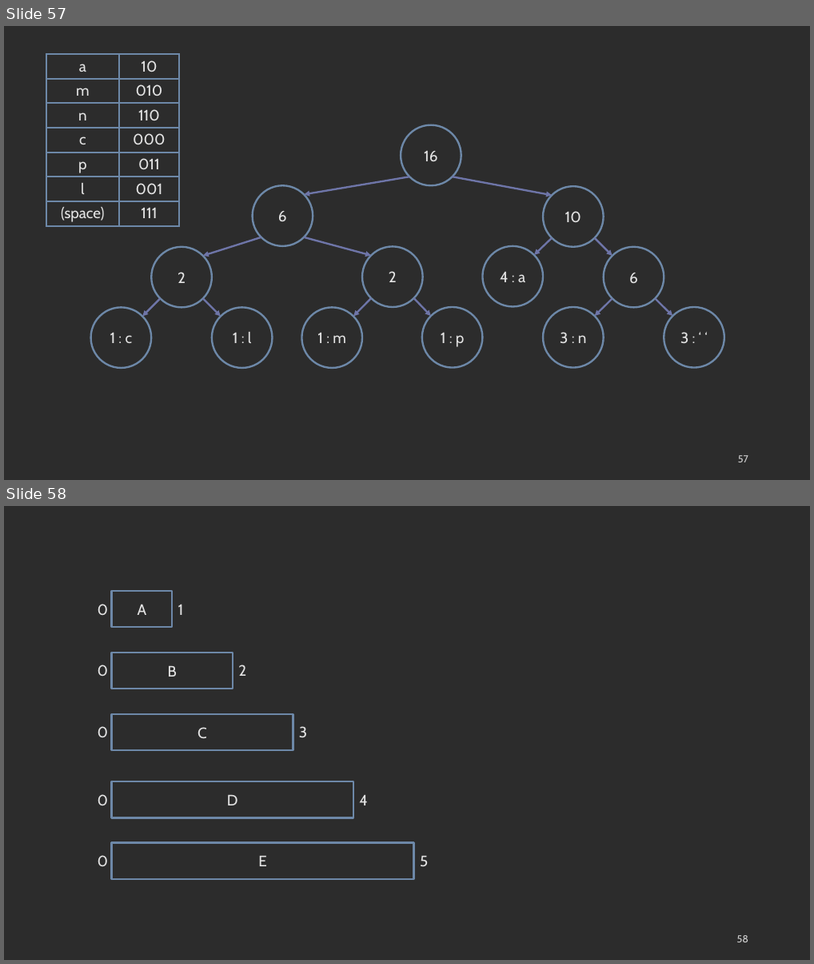
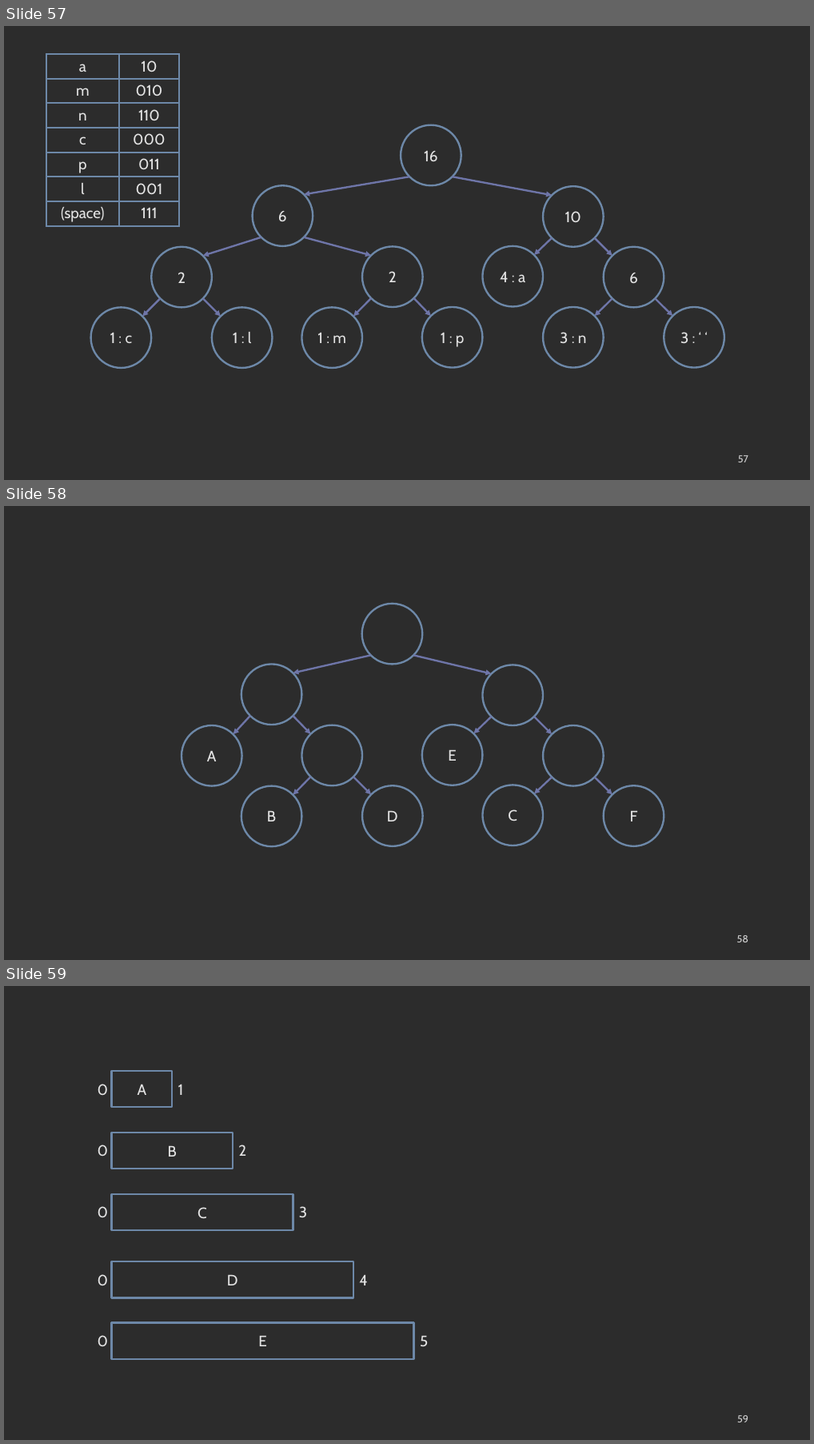
Before and after one commit to COP3530/edugator-content, a slide deck: greedy-algorithms/greedy-algorithms/images-ppt.pptx. Shown one above the other, each under a label of ours: slides 57 and 58 before the commit, slides 57, 58 and 59 after it. The pictures are 814x964 and 814x1444 pixels, drawn with LibreOffice and Linux fonts; fonts in the diff are those of the drawing. Boxes give left, top, right and bottom in pixels: in the first picture for what was removed or moved away, otherwise in the second. Text is boxed around its words. In the diff, an @@ line names an element or a change of style, - is before the commit and + after.

```diff
--- a/greedy-algorithms/greedy-algorithms/images-ppt.pptx
+++ b/greedy-algorithms/greedy-algorithms/images-ppt.pptx
@@ slide 58 added at <box>4,506,810,960</box>, background #2C2C2C @@
@@ ellipse added at <box>362,604,422,664</box>, outline #6D88A8 2.25 pt @@
@@ ellipse added at <box>242,664,302,724</box>, outline #6D88A8 2.25 pt @@
@@ arrow added from (371, 656) to (293, 673), #6E75A8 2.25 pt @@
@@ arrow added from (414, 656) to (491, 673), #6E75A8 2.25 pt @@
@@ ellipse added at <box>483,664,544,725</box>, outline #6D88A8 2.25 pt @@
@@ arrow added from (250, 716) to (234, 734), #6E75A8 2.25 pt @@
@@ arrow added from (293, 716) to (310, 734), #6E75A8 2.25 pt @@
@@ arrow added from (491, 716) to (474, 733), #6E75A8 2.25 pt @@
@@ arrow added from (534, 716) to (552, 734), #6E75A8 2.25 pt @@
@@ ellipse added at <box>182,725,242,785</box>, outline #6D88A8 2.25 pt, 18 pt, text #E4E4E4 @@
+A
@@ ellipse added at <box>302,725,362,785</box>, outline #6D88A8 2.25 pt @@
@@ ellipse added at <box>422,724,483,785</box>, outline #6D88A8 2.25 pt, 18 pt, text #E4E4E4 @@
+E
@@ ellipse added at <box>544,725,604,785</box>, outline #6D88A8 2.25 pt @@
@@ ellipse added at <box>242,785,302,846</box>, outline #6D88A8 2.25 pt, 18 pt, text #E4E4E4 @@
+B
@@ arrow added from (310, 776) to (293, 795), #6E75A8 2.25 pt @@
@@ arrow added from (354, 776) to (371, 795), #6E75A8 2.25 pt @@
@@ ellipse added at <box>362,785,423,846</box>, outline #6D88A8 2.25 pt, 18 pt, text #E4E4E4 @@
+D
@@ ellipse added at <box>483,785,544,845</box>, outline #6D88A8 2.25 pt, 18 pt, text #E4E4E4 @@
+C
@@ arrow added from (552, 777) to (534, 794), #6E75A8 2.25 pt @@
@@ arrow added from (595, 777) to (613, 795), #6E75A8 2.25 pt @@
@@ ellipse added at <box>604,785,665,846</box>, outline #6D88A8 2.25 pt, 18 pt, text #E4E4E4 @@
+F
@@ page number added at <box>738,935,749,942</box>, 12 pt, text #D1D1D1 @@
+58
@@ what was slide 58 is now slide 59 @@
@@ page number at <box>738,1415,749,1422</box>: text changed @@
-58
+59
```
Also in this commit, not shown: 2 other files.
